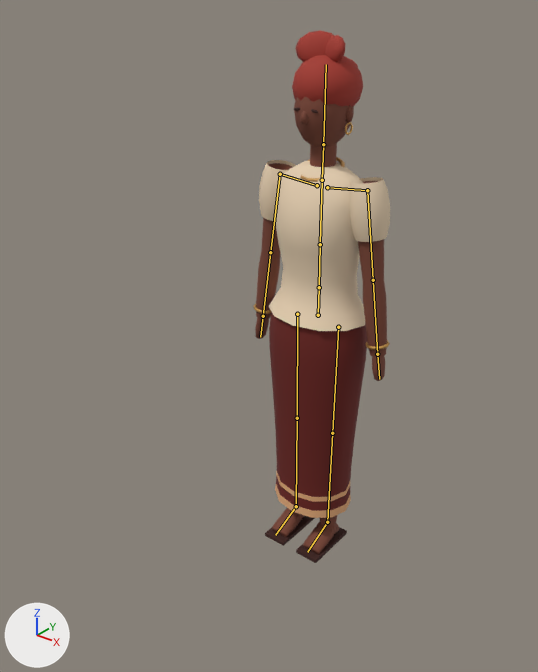
The Blender file blender/characters/player_character.blend: old version first, new version second.
The view is the same before and after, from a 50 mm camera at (1.307, -1.9, 1.956) aimed at (-0.018, -0.243, 0.929). The lights are fixed; the arrows at lower left show +X, +Y and +Z. The first picture is the older version. The bones that bend it are drawn over the model as lines.

Names of what the first picture shows: 'Body'.
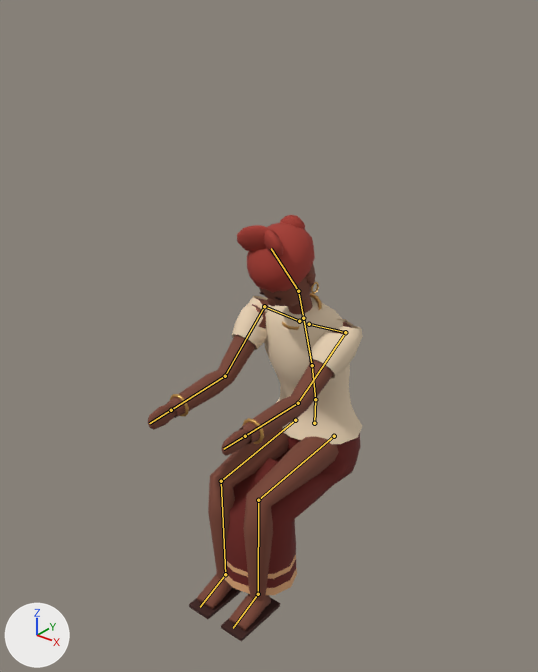
The newer file adds an action. The first version stands in its rest pose; the second is drawn at frame 16 of the action 'sew'.

Boxes [x1, y1, x2, y2] around the edits, measured in the pictures (538 x 672 px):
```json
{"object": "Body", "change": "posed", "before": [253, 30, 390, 563], "after": [148, 215, 363, 642], "on screen": "57% wider, 20% shorter"}
{"bone": "Hips", "before": "(318, 315) to (319, 287)", "after": "(314, 423) to (315, 399)"}
{"bone": "Spine", "before": "(319, 287) to (320, 244)", "after": "(315, 399) to (312, 365)"}
{"bone": "Chest", "before": "(320, 244) to (322, 180)", "after": "(312, 365) to (303, 318)"}
{"bone": "Head", "before": "(323, 144) to (326, 64)", "after": "(298, 291) to (271, 248)"}
{"bone": "LeftUpperArm", "before": "(367, 190) to (373, 280)", "after": "(345, 332) to (298, 403)"}
{"bone": "LeftLowerArm", "before": "(373, 280) to (377, 354)", "after": "(298, 403) to (245, 436)"}
{"bone": "RightUpperArm", "before": "(280, 174) to (270, 252)", "after": "(264, 306) to (225, 376)"}
{"bone": "RightLowerArm", "before": "(270, 252) to (263, 316)", "after": "(225, 376) to (171, 410)"}
{"bone": "LeftUpperLeg", "before": "(338, 327) to (332, 433)", "after": "(334, 436) to (258, 500)"}
{"bone": "LeftLowerLeg", "before": "(332, 433) to (327, 522)", "after": "(258, 500) to (258, 594)"}
{"bone": "LeftFoot", "before": "(327, 522) to (307, 552)", "after": "(258, 594) to (233, 628)"}
{"bone": "RightUpperLeg", "before": "(297, 314) to (297, 418)", "after": "(295, 420) to (221, 481)"}
{"bone": "RightLowerLeg", "before": "(297, 418) to (296, 506)", "after": "(221, 481) to (225, 574)"}
{"bone": "RightFoot", "before": "(296, 506) to (275, 535)", "after": "(225, 574) to (200, 607)"}
```

The change, as JSON lines over the scene's bpy script:
```json
{"block": "bone_hips", "where": "bone_hips = bpy.data.objects['Armature'].pose.bones['Hips']"}
{"op": "set", "path": "bone_hips.location", "old": "(0.0, 0.0, 0.0)", "new": "(0.0, -0.43, 0.0)"}
{"block": "bone_spine", "where": "bone_spine = bpy.data.objects['Armature'].pose.bones['Spine']  # child of 'Hips'"}
{"op": "set", "path": "bone_spine.rotation_quaternion", "old": "(1.0, 0.0, 0.0, 0.0)", "new": "(0.996, 0.087, 0.0, 0.0)", "note": "degrees (0, 0, 0) -> degrees (10, 0, 0)"}
{"block": "bone_chest", "where": "bone_chest = bpy.data.objects['Armature'].pose.bones['Chest']  # child of 'Spine'"}
{"op": "set", "path": "bone_chest.rotation_quaternion", "old": "(1.0, 0.0, 0.0, 0.0)", "new": "(0.999, 0.052, 0.0, 0.0)", "note": "degrees (0, 0, 0) -> degrees (6, 0, 0)"}
{"block": "bone_head", "where": "bone_head = bpy.data.objects['Armature'].pose.bones['Head']  # child of 'Neck'"}
{"op": "set", "path": "bone_head.rotation_quaternion", "old": "(1.0, 0.0, 0.0, 0.0)", "new": "(0.982, 0.191, -0.004, -0.001)", "note": "degrees (0, 0, 0) -> degrees (22, 0, 0)"}
{"block": "bone_leftupperarm", "where": "bone_leftupperarm = bpy.data.objects['Armature'].pose.bones['LeftUpperArm']  # child of 'LeftShoulder'"}
{"op": "set", "path": "bone_leftupperarm.rotation_quaternion", "old": "(1.0, 0.0, 0.0, 0.0)", "new": "(0.802, -0.597, -0.031, -0.013)", "note": "degrees (0, 0, 0) -> degrees (-73, -4, 1)"}
{"block": "bone_leftlowerarm", "where": "bone_leftlowerarm = bpy.data.objects['Armature'].pose.bones['LeftLowerArm']  # child of 'LeftUpperArm'"}
{"op": "set", "path": "bone_leftlowerarm.rotation_quaternion", "old": "(1.0, 0.0, 0.0, 0.0)", "new": "(0.951, -0.303, -0.043, -0.043)", "note": "degrees (0, 0, 0) -> degrees (-35, -6, -3)"}
{"block": "bone_rightupperarm", "where": "bone_rightupperarm = bpy.data.objects['Armature'].pose.bones['RightUpperArm']  # child of 'RightShoulder'"}
{"op": "set", "path": "bone_rightupperarm.rotation_quaternion", "old": "(1.0, 0.0, 0.0, 0.0)", "new": "(0.827, -0.562, 0.029, 0.006)", "note": "degrees (0, 0, 0) -> degrees (-68, 3, -1)"}
{"block": "bone_rightlowerarm", "where": "bone_rightlowerarm = bpy.data.objects['Armature'].pose.bones['RightLowerArm']  # child of 'RightUpperArm'"}
{"op": "set", "path": "bone_rightlowerarm.rotation_quaternion", "old": "(1.0, 0.0, 0.0, 0.0)", "new": "(0.951, -0.303, 0.043, 0.043)", "note": "degrees (0, 0, 0) -> degrees (-35, 6, 3)"}
{"block": "bone_leftupperleg", "where": "bone_leftupperleg = bpy.data.objects['Armature'].pose.bones['LeftUpperLeg']  # child of 'Hips'"}
{"op": "set", "path": "bone_leftupperleg.rotation_quaternion", "old": "(1.0, 0.0, 0.0, 0.0)", "new": "(0.731, -0.682, 0.008, 0.008)", "note": "degrees (0, 0, 0) -> degrees (-86, 1, 0)"}
{"block": "bone_leftlowerleg", "where": "bone_leftlowerleg = bpy.data.objects['Armature'].pose.bones['LeftLowerLeg']  # child of 'LeftUpperLeg'"}
{"op": "set", "path": "bone_leftlowerleg.rotation_quaternion", "old": "(1.0, 0.0, 0.0, 0.0)", "new": "(0.731, 0.682, -0.008, -0.008)", "note": "degrees (0, 0, 0) -> degrees (86, 0, -1)"}
{"block": "bone_leftfoot", "where": "bone_leftfoot = bpy.data.objects['Armature'].pose.bones['LeftFoot']  # child of 'LeftLowerLeg'"}
{"op": "set", "path": "bone_leftfoot.rotation_quaternion", "old": "(1.0, 0.0, 0.0, 0.0)", "new": "(1.0, -0.022, 0.0, 0.0)", "note": "degrees (0, 0, 0) -> degrees (-2, 0, 0)"}
{"block": "bone_rightupperleg", "where": "bone_rightupperleg = bpy.data.objects['Armature'].pose.bones['RightUpperLeg']  # child of 'Hips'"}
{"op": "set", "path": "bone_rightupperleg.rotation_quaternion", "old": "(1.0, 0.0, 0.0, 0.0)", "new": "(0.731, -0.682, -0.008, -0.008)", "note": "degrees (0, 0, 0) -> degrees (-86, -1, 0)"}
{"block": "bone_rightlowerleg", "where": "bone_rightlowerleg = bpy.data.objects['Armature'].pose.bones['RightLowerLeg']  # child of 'RightUpperLeg'"}
{"op": "set", "path": "bone_rightlowerleg.rotation_quaternion", "old": "(1.0, 0.0, 0.0, 0.0)", "new": "(0.731, 0.682, 0.008, 0.008)", "note": "degrees (0, 0, 0) -> degrees (86, 0, 1)"}
{"block": "bone_rightfoot", "where": "bone_rightfoot = bpy.data.objects['Armature'].pose.bones['RightFoot']  # child of 'RightLowerLeg'"}
{"op": "set", "path": "bone_rightfoot.rotation_quaternion", "old": "(1.0, 0.0, 0.0, 0.0)", "new": "(1.0, -0.022, 0.0, 0.0)", "note": "degrees (0, 0, 0) -> degrees (-2, 0, 0)"}
```
